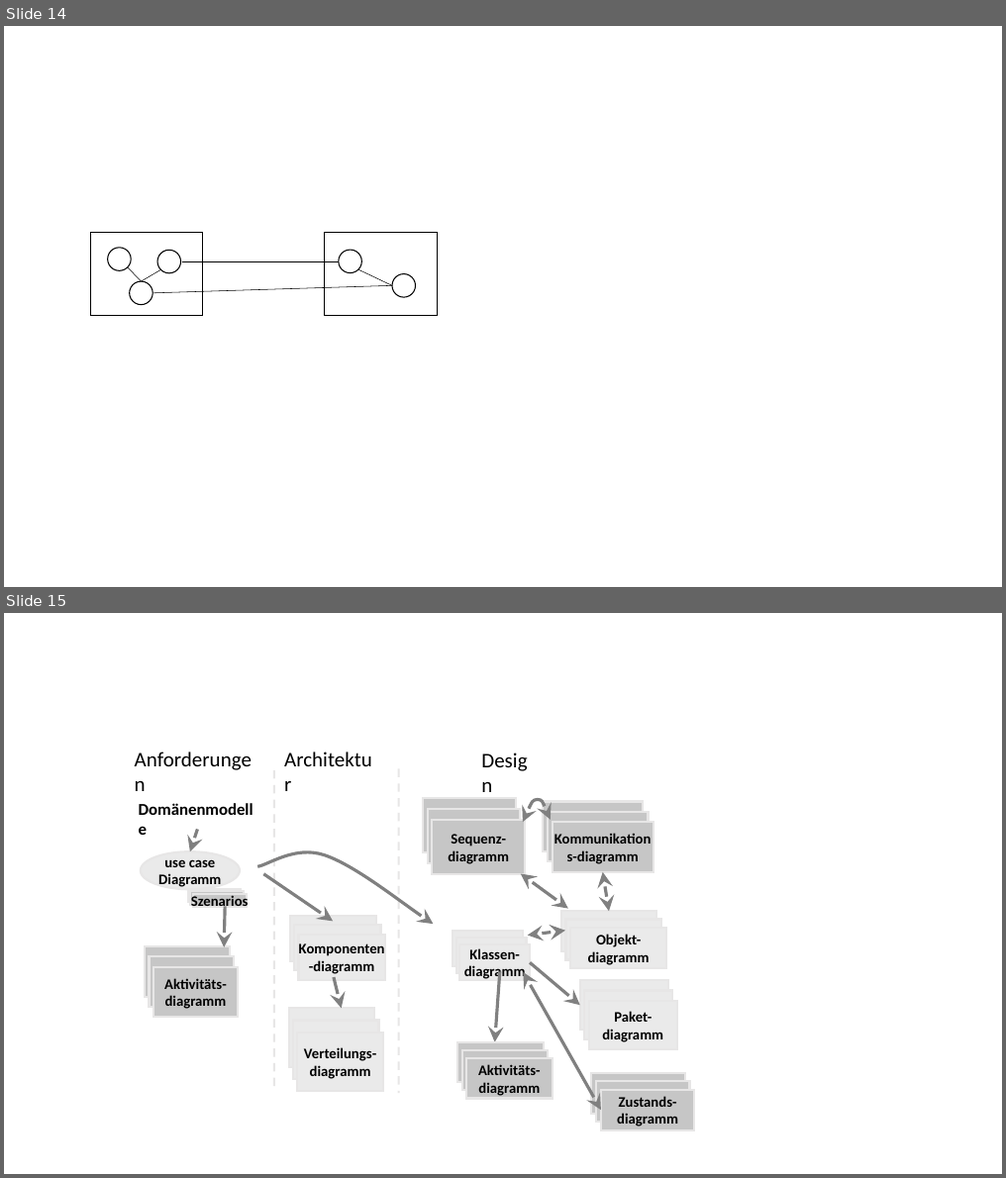
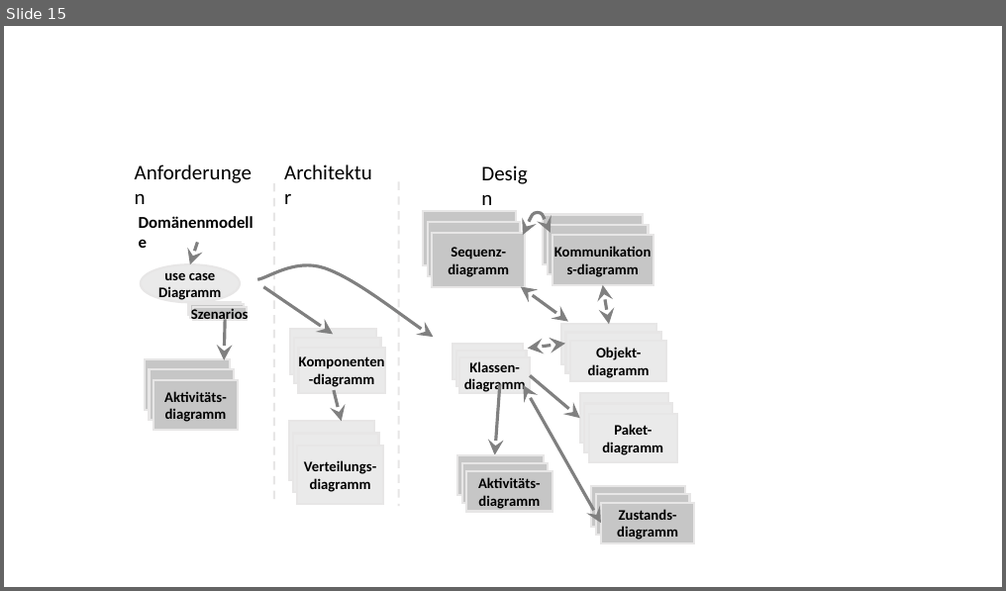
Before and after one commit to unibas-marcelluethi/software-engineering, a slide deck: docs/slides/drawings/graphics.pptx. Shown one above the other, each under a label of ours: slides 14 and 15 before the commit, slide 15 after it. The pictures are 1006x1178 and 1006x591 pixels, drawn with LibreOffice and Linux fonts; fonts in the diff are those of the drawing. Boxes give left, top, right and bottom in pixels: in the first picture for what was removed or moved away, otherwise in the second. Text is boxed around its words. In the diff, an @@ line names an element or a change of style, - is before the commit and + after.

```diff
--- a/docs/slides/drawings/graphics.pptx
+++ b/docs/slides/drawings/graphics.pptx
@@ slide 14 removed at (4, 26, 1002, 587), background #FFFFFF @@
@@ rectangle removed at (90, 233, 202, 316) @@
@@ rectangle removed at (325, 233, 438, 316) @@
@@ ellipse removed at (107, 248, 131, 271) @@
@@ ellipse removed at (157, 250, 180, 274) @@
@@ line removed from (182, 262) to (339, 262) @@
@@ ellipse removed at (339, 250, 361, 274) @@
@@ line removed from (128, 268) to (141, 281) @@
@@ ellipse removed at (130, 281, 152, 304) @@
@@ line removed from (141, 281) to (161, 271) @@
@@ line removed from (152, 293) to (392, 285) @@
@@ line removed from (358, 271) to (392, 285) @@
@@ ellipse removed at (392, 274, 415, 297) @@
```
Also in this commit, not shown: 1 slide added, 5 other files.
